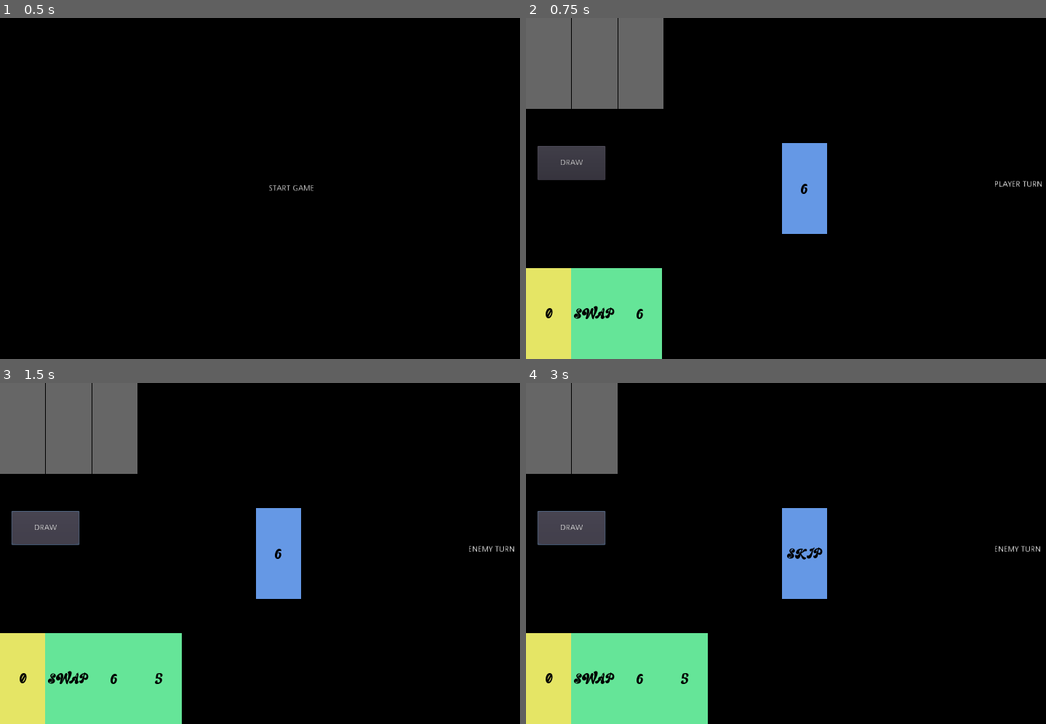
Above: before the commit, frames 1-4 (two rows, left to right).
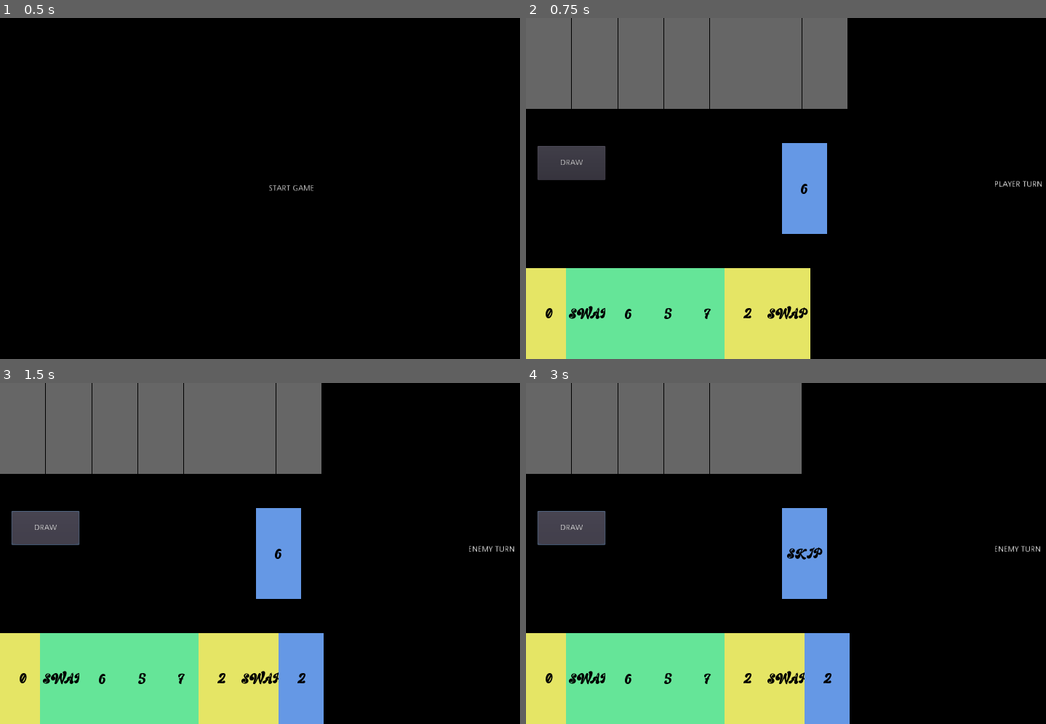
Above: after the commit, the same moments.

Repository: JoanGTSQ/godot_prueba
Game: Godot game, scene res://scenes/MainScene.tscn
Two runs of this game, one before a commit and one after it. Both use one fixed random seed, a clock stepped at 60 frames per second and the inputs below.
Inputs:
- Up to frame 1 (0.5 s): no input
- Up to frame 2 (0.75 s): click "START GAME" at 0.5 s
- Up to frame 3 (1.5 s): click "DRAW" at 1.25 s
- Up to frame 4 (3 s): click "DRAW" at 2 s; click "DRAW" at 2.75 s

Frame 1 is identical in both runs. In frame 2, 17% of the frame differs, in the area x 7-62%, y 0-100%; in frame 3, 17%; in frame 4, 17%.

Commit message:
Update GameManager.gd

Diff:
--- a/scripts/GameManager.gd
+++ b/scripts/GameManager.gd
@@ -2,7 +2,7 @@
 
 enum PLAYER_TURN { PLAYER, ENEMY }
 
-const INITIAL_HAND_SIZE : int = 3
+const INITIAL_HAND_SIZE : int = 7
 const ENEMY_WAIT_TIME : float = 1.5
 
 # Signals for game events
